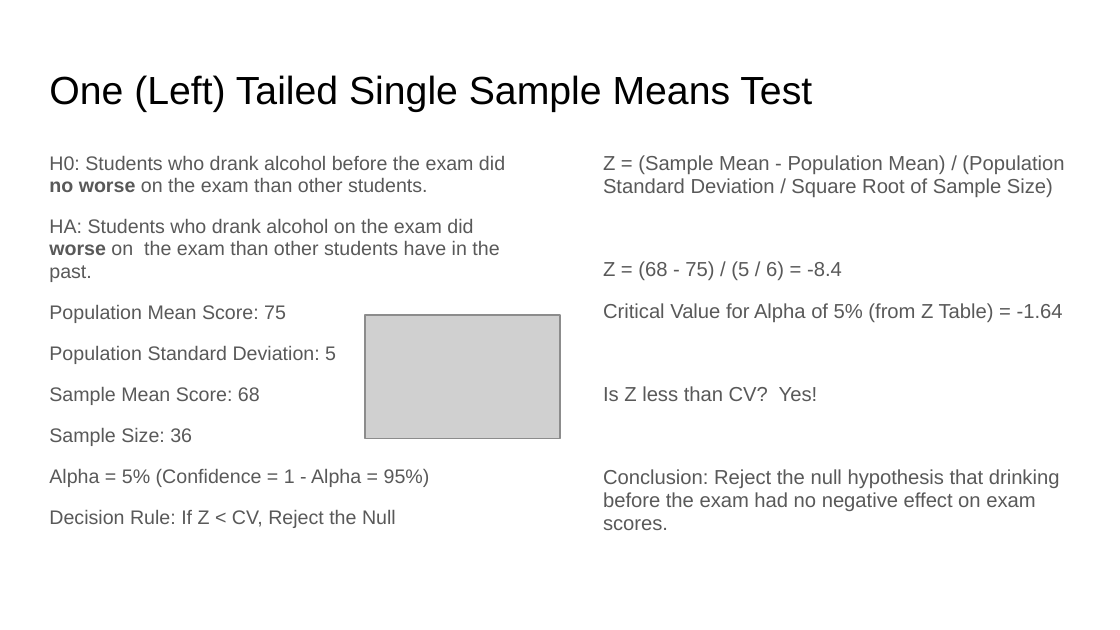
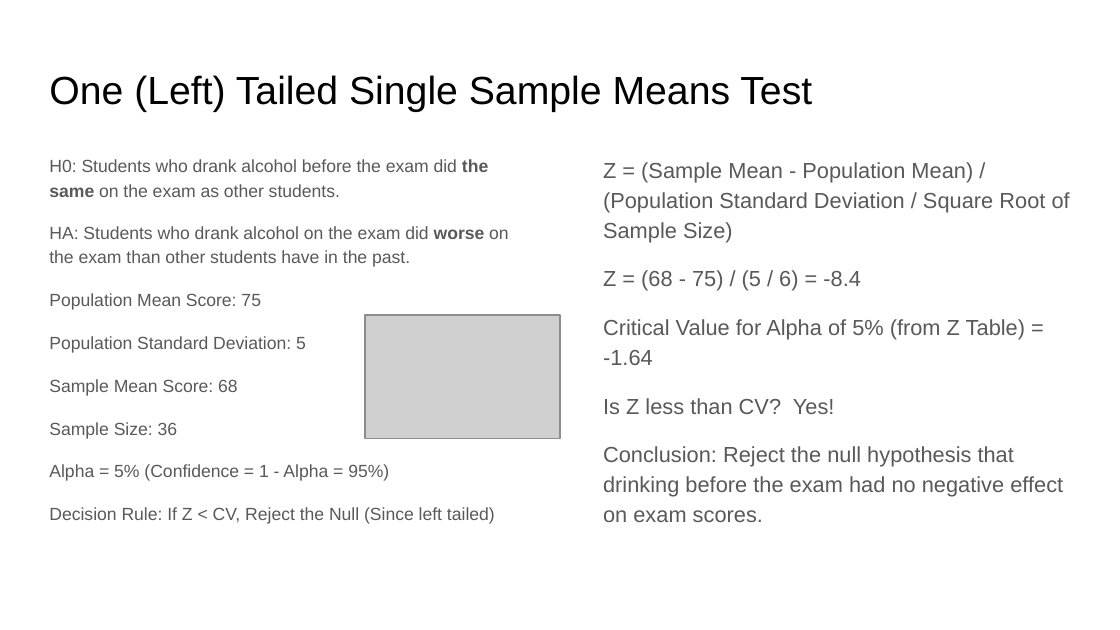
Before and after one commit to rjwrobel86/Python4Statistics, a slide deck: slide 34 of Stuff For Class/Slides/Hypothesis Testing.pptx (slide 28 before the commit). Drawn at 1120x630 pixels with LibreOffice and Linux fonts; fonts in the diff are those of the drawing; grey boxes stand for pictures. Boxes give left, top, right and bottom in pixels: in the first picture for what was removed or moved away, otherwise in the second. Text is boxed around its words. In the diff, an @@ line names an element or a change of style, - is before the commit and + after.

```diff
--- a/Stuff For Class/Slides/Hypothesis Testing.pptx
+++ b/Stuff For Class/Slides/Hypothesis Testing.pptx
@@ text "Z = (Sample Mean - ..." at [603, 162, 1070, 522]: size 12.9 to 14 pt; line spacing 0.95 to 1.15 @@
@@ text at [49, 159, 488, 197]: text changed; size 12.6 to 11.2 pt @@
-H0: Students who drank alcohol before the exam did no worse on the exam than other students.
+H0: Students who drank alcohol before the exam did the same on the exam as other students.
@@ text at [49, 226, 509, 481]: size 12.6 to 11.2 pt in "HA: Students who drank alcohol on the ...", "Population Mean Score: 75", "Population Standard Deviation: 5", "Sample Mean Score: 68" and 2 more places; line spacing 0.95 to 1.15 @@
@@ text at [49, 507, 495, 524]: text changed; size 12.6 to 11.2 pt @@
-Decision Rule: If Z < CV, Reject the Null
+Decision Rule: If Z < CV, Reject the Null (Since left tailed)
```
Also in this commit, not shown: 12 other slides changed, 19 slides added, 11 slides removed, 32 other files.
